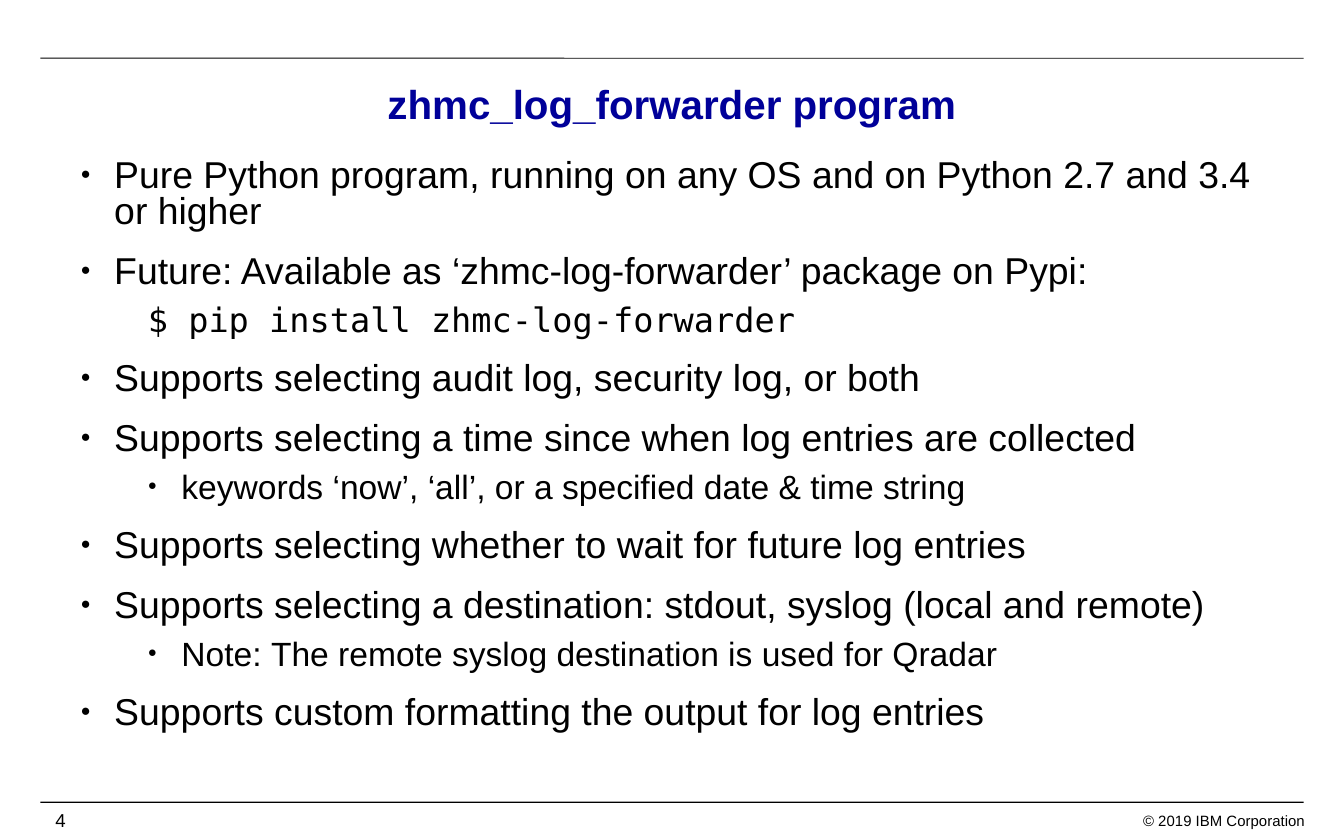
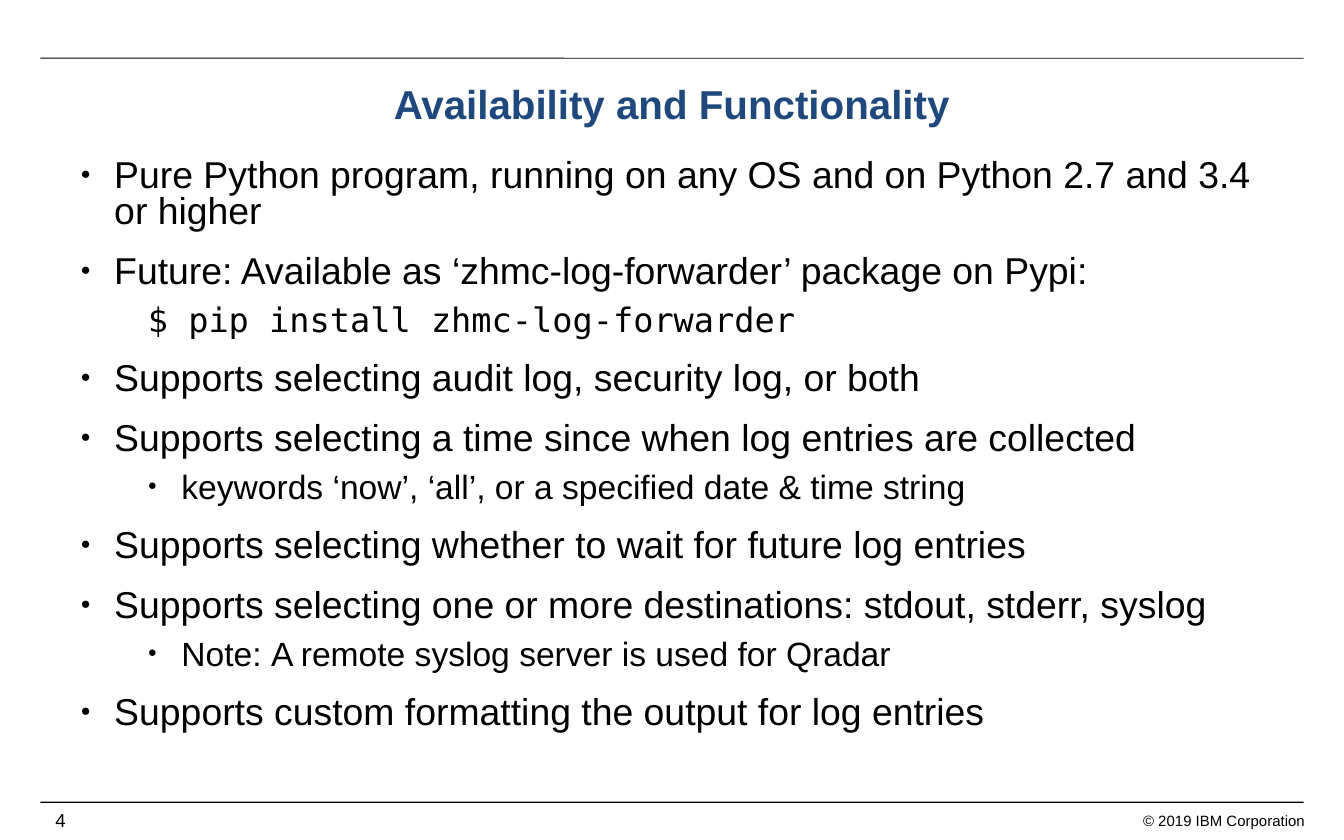
Before and after one commit to zhmcclient/zhmc-log-forwarder, a slide deck: slide 4 of IBM_Z_HMC_Log_Forwarder.pptx. Drawn at 1344x840 pixels with LibreOffice and Linux fonts; fonts in the diff are those of the drawing; background and template pictures are left out. Boxes give left, top, right and bottom in pixels: in the first picture for what was removed or moved away, otherwise in the second. Text is boxed around its words. In the diff, an @@ line names an element or a change of style, - is before the commit and + after.

Commit message:
Updated presentation to latest code; added QRadar info

```diff
--- a/IBM_Z_HMC_Log_Forwarder.pptx
+++ b/IBM_Z_HMC_Log_Forwarder.pptx
@@ title at box(394, 89, 950, 127): text changed; text colour #000099 to #1F497D @@
-zhmc_log_forwarder program
+Availability and Functionality
@@ text at box(114, 591, 1206, 672): text changed @@
-● Supports selecting a destination: stdout, syslog (local and remote)
-  ● Note: The remote syslog destination is used for Qradar
+● Supports selecting one or more destinations: stdout, stderr, syslog
+  ● Note: A remote syslog server is used for Qradar
```
Also in this commit, not shown: 6 other slides changed, 2 slides added.
